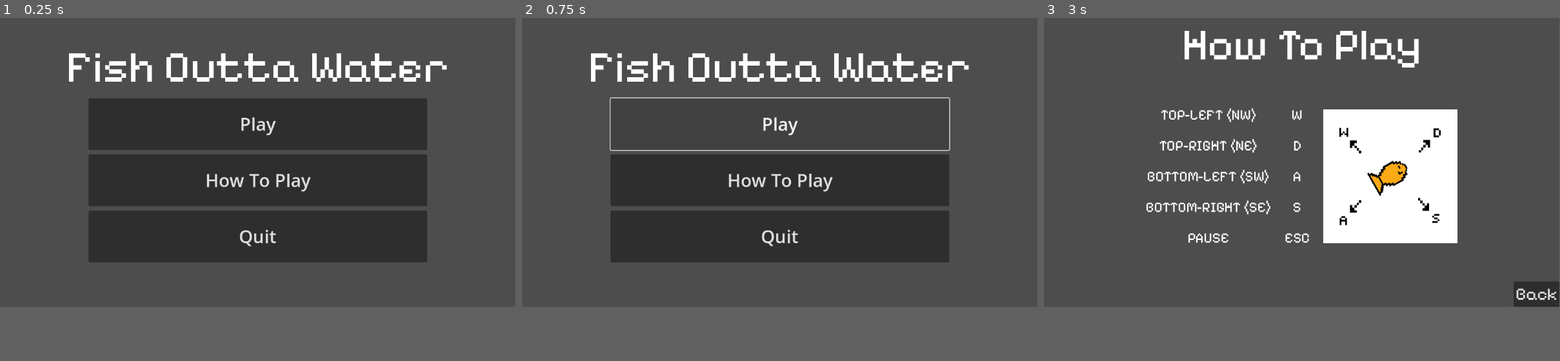
Above: before the commit, frames 1-3 (left to right).
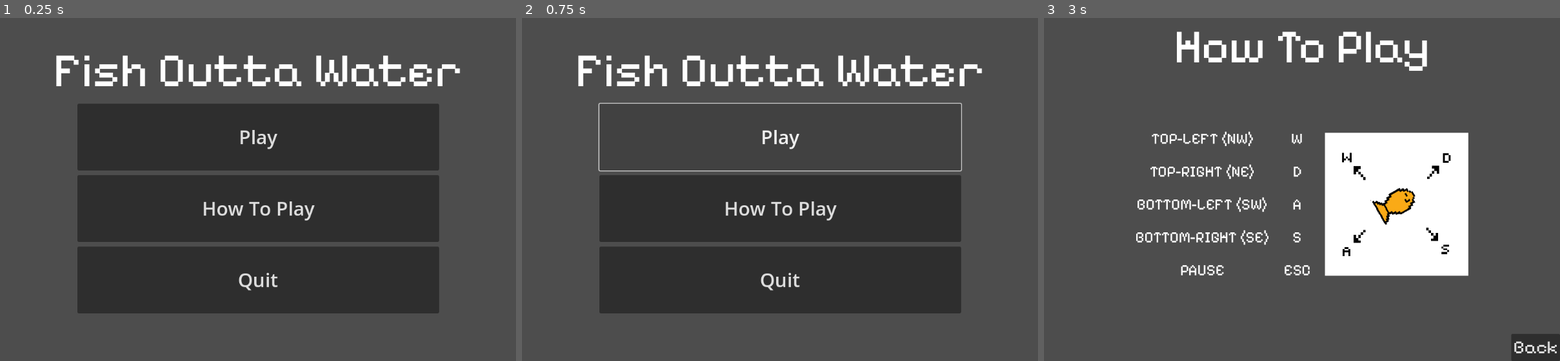
Above: after the commit, the same moments.

Repository: martinsi26/GameJam2024
Game: Godot game, scene res://MiscScenes/StartMenu.tscn
The game is run twice, just before and just after one commit, with the same random seed, the same clock (stepped at 60 frames per second) and the same inputs.
Inputs:
- Up to frame 1 (0.25 s): no input
- Up to frame 2 (0.75 s): click "Play" at 0.5 s
- Up to frame 3 (3 s): click "Play" at 1.25 s; click "Play" at 2 s; click "How To Play" at 2.75 s
In our replay, the window is 799x449 before the commit and 800x533 after it. These sizes can differ from the game's own. Grey fills any space a smaller window leaves; there, only what the larger window draws over its background counts as a difference.

The runs differ from the first frame. In frame 1, 21% of the frame differs, in the area x 10-90%, y 10-87%; in frame 2, 19%; in frame 3, 13%.

Commit message:
SAVE THIS PLEASE

Diff:
--- a/gamejam2024/project.godot
+++ b/gamejam2024/project.godot
@@ -19,10 +19,54 @@
 
 Beats="*res://Beats/beat.tscn"
 
+[display]
+
+window/size/viewport_width=1080
+window/size/viewport_height=720
+
 [input]
 
+move_up={
+"deadzone": 0.5,
+"events": [Object(InputEventKey,"resource_local_to_scene":false,"resource_name":"","device":-1,"window_id":0,"alt_pressed":false,"shift_pressed":false,"ctrl_pressed":false,"meta_pressed":false,"pressed":false,"keycode":0,"physical_keycode":87,"key_label":0,"unicode":119,"location":0,"echo":false,"script":null)
+]
+}
+move_down={
+"deadzone": 0.5,
+"events": [Object(InputEventKey,"resource_local_to_scene":false,"resource_name":"","device":-1,"window_id":0,"alt_pressed":false,"shift_pressed":false,"ctrl_pressed":false,"meta_pressed":false,"pressed":false,"keycode":0,"physical_keycode":83,"key_label":0,"unicode":115,"location":0,"echo":false,"script":null)
+]
+}
+move_left={
+"deadzone": 0.5,
+"events": [Object(InputEventKey,"resource_local_to_scene":false,"resource_name":"","device":-1,"window_id":0,"alt_pressed":false,"shift_pressed":false,"ctrl_pressed":false,"meta_pressed":false,"pressed":false,"keycode":0,"physical_keycode":65,"key_label":0,"unicode":97,"location":0,"echo":false,"script":null)
+]
+}
+move_right={
+"deadzone": 0.5,
+"events": [Object(InputEventKey,"resource_local_to_scene":false,"resource_name":"","device":-1,"window_id":0,"alt_pressed":false,"shift_pressed":false,"ctrl_pressed":false,"meta_pressed":false,"pressed":false,"keycode":0,"physical_keycode":68,"key_label":0,"unicode":100,"location":0,"echo":false,"script":null)
+]
+}
+camera_down={
+"deadzone": 0.5,
+"events": [Object(InputEventKey,"resource_local_to_scene":false,"resource_name":"","device":-1,"window_id":0,"alt_pressed":false,"shift_pressed":false,"ctrl_pressed":false,"meta_pressed":false,"pressed":false,"keycode":0,"physical_keycode":4194322,"key_label":0,"unicode":0,"location":0,"echo":false,"script":null)
+]
+}
+camera_zoom_in={
+"deadzone": 0.5,
+"events": [Object(InputEventKey,"resource_local_to_scene":false,"resource_name":"","device":-1,"window_id":0,"alt_pressed":false,"shift_pressed":false,"ctrl_pressed":false,"meta_pressed":false,"pressed":false,"keycode":0,"physical_keycode":61,"key_label":0,"unicode":61,"location":0,"echo":false,"script":null)
+]
+}
+camera_zoom_out={
+"deadzone": 0.5,
+"events": [Object(InputEventKey,"resource_local_to_scene":false,"resource_name":"","device":-1,"window_id":0,"alt_pressed":false,"shift_pressed":false,"ctrl_pressed":false,"meta_pressed":false,"pressed":false,"keycode":0,"physical_keycode":45,"key_label":0,"unicode":45,"location":0,"echo":false,"script":null)
+]
+}
 esc={
 "deadzone": 0.5,
 "events": [Object(InputEventKey,"resource_local_to_scene":false,"resource_name":"","device":-1,"window_id":0,"alt_press …(195 unchanged characters)…
 ]
 }
+
+[rendering]
+
+textures/canvas_textures/default_texture_filter=3
